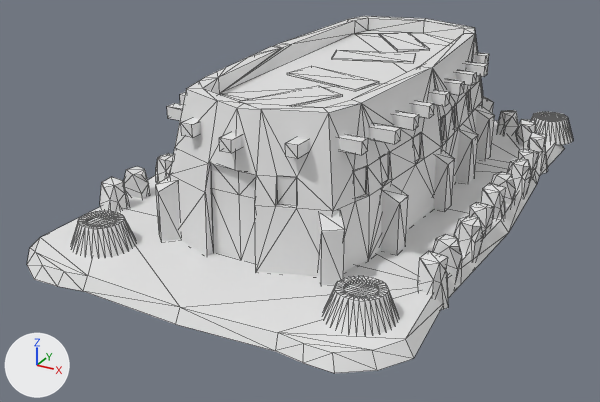
Two versions of the COLLADA model art/meshes/structural/soninke/temple.dae, one commit apart.
Camera for both pictures: a 50 mm lens placed at (16.9, -36.7, 16.4), pointed at (-1.4, -3.4, -0.3). Lighting does not change. The marker at lower left points along +X, +Y and +Z. The older version comes first. Mesh edges are drawn as thin lines.

Objects in the first picture: 'temple'.
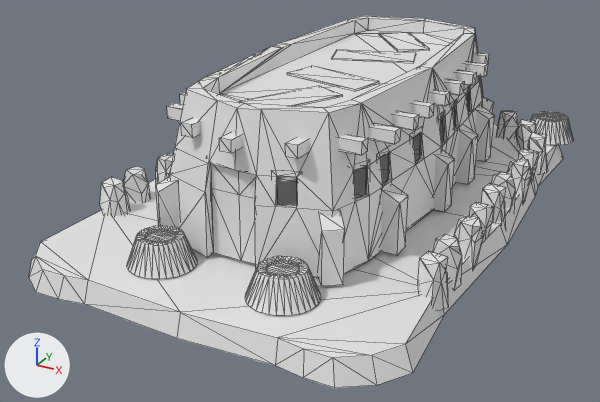
The newer file is also rescaled (x0.968), turned or shifted as a whole; pictures and numbers use the older file's frame.

Pixel boxes (x1, y1, x2, y2) of what changed, in the pictures (600 x 402 px; the box of a moved part takes in the faces that stretch with it):
'temple', reshaped
    before: (27, 16, 573, 373)
    after: (29, 16, 573, 388)
part 1 of me_cubo_065, moved or reshaped
    before: (27, 120, 564, 373)
    after: (29, 124, 563, 388)
part 2 of me_cubo_065, added
    after: (127, 226, 197, 279)
part 3 of me_cubo_065, added
    after: (245, 256, 321, 316)
part 4 of me_cubo_065, deleted
    before: (70, 211, 136, 258)
part 5 of me_cubo_065, deleted
    before: (322, 276, 399, 335)
part 6 of me_cubo_065, cut back
    before: (240, 50, 416, 106)
    after: (240, 50, 469, 173)

What the commit changed:
me_cubo_065 is used by ob_temple; location (0.0, 0.0, 0.0).
me_cubo_065 had 1474 vertices, 2436 faces and spanned x -9.6..8.8, y -15.6..13.0, z -0.6..6.8.
me_cubo_065 now has 1687 vertices, 2899 faces and spans x -9.6..8.8, y -15.6..13.0, z -1.0..6.8.
me_cubo_065 part 1: the loose piece of 58 vertices spanning x -9.6..8.7, y -15.6..12.9, z -0.4..0.2 is scaled about its middle by (1, 1, 1.72), then moved by (0.0, 0.0, -0.4).
me_cubo_065 part 2: a new loose piece of 128 vertices spanning x -4.4..-1.5, y -13.9..-11.1, z 0.0..1.3, in mat_texturas_edificios_mandé (white #e7e7e7).
me_cubo_065 part 3: a new loose piece of 128 vertices spanning x 1.4..4.3, y -13.9..-11.1, z 0.0..1.3, in mat_texturas_edificios_mandé (white #e7e7e7).
me_cubo_065 part 4: the loose piece of 128 vertices spanning x -7.5..-4.6, y -13.9..-11.1, z 0.0..1.3 is deleted.
me_cubo_065 part 5: the loose piece of 128 vertices spanning x 4.7..7.6, y -13.9..-11.1, z 0.0..1.3 is deleted.
me_cubo_065 part 6: 4 vertices moved within x 0.0..1.8, y -9.1..3.2, z 6.1; 213 vertices added at x -4.6..5.0, y -11.1..9.4, z 0.1..6.7.
